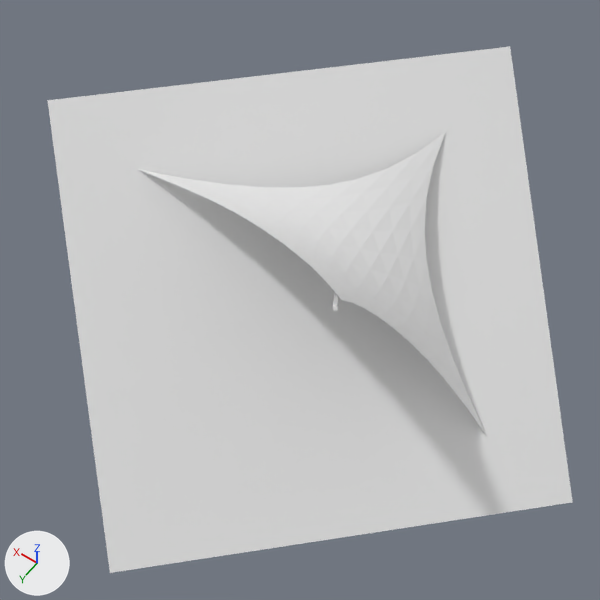
An edit to the OBJ model resources/models/Normalized/BuildingNonResidential/m475.obj, drawn before and after from the same camera.
Before and after are seen from a 50 mm lens placed at (-0.463, 0.706, 1.071), pointed at (0.027, 0.02, -0.008). Lighting does not change. The marker at lower left points along +X, +Y and +Z. Where no turn or scale is listed for an object, it has been applied to the vertices.

The scene before the commit, as lines of its bpy script (objects in view):
```python
me_m475 = bpy.data.meshes.new('m475')
me_m475.from_pydata(...)  # 5490 vertices, 10652 faces; spans x -0.49..0.51, y -0.483..0.491, z -0.269..0.308
ob_m475 = bpy.data.objects.new('m475', me_m475)
ob_m475.location = (0.0, 0.0, 0.0)
```
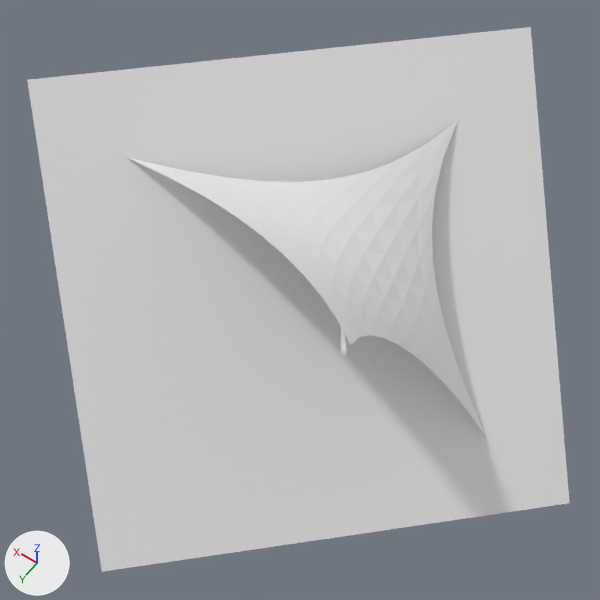
Where the change shows, as pixel boxes [x1, y1, x2, y2] in the pictures (600 x 600 px; the box of a moved part takes in the faces that stretch with it):
'm475', reshaped: before [47, 47, 573, 573]; after [27, 27, 569, 572]
part 1 of me_m475, moved or reshaped: before [47, 47, 573, 573]; after [27, 27, 569, 572]
part 2 of me_m475, rebuilt: before [333, 293, 339, 311]; after [341, 328, 346, 356]
part 3 of me_m475, moved or reshaped: before [138, 132, 486, 434]; after [127, 120, 487, 438]

Edits to the bpy script that builds the scene:
```text
Change me_m475:
    used by ob_m475; location = (0.0, 0.0, 0.0)
    remove me_m475.from_pydata(...)  # 5490 vertices, 10652 faces; spans x -0.49..0.51, y -0.483..0.491, z -0.269..0.308
    add me_m475.from_pydata(...)  # 4994 vertices, 9674 faces; spans x -0.488..0.512, y -0.485..0.49, z -0.317..0.288
    me_m475 part 1: the loose piece of 81 vertices spanning x -0.49..0.51, y -0.483..0.491, z -0.269..0.225 is multiplied about the mesh origin by the matrix ((1.045, 0.003, -0.1), (0.006, 1.046, 0.088), (0.1, -0.088, 1.042))
    me_m475 part 2: the loose piece of 386 vertices spanning x -0.156..0.003, y -0.059..0.204, z 0.01..0.301 is rebuilt with 316 vertices and now spans x -0.192..0.002, y -0.06..0.238, z 0.016..0.281
    me_m475 part 3: 1 vertex moved within x -0.094, y -0.014, z 0.084; 5022 vertices removed from x -0.324..0.343, y -0.32..0.192, z -0.17..0.308; 4596 vertices added at x -0.321..0.345, y -0.322..0.227, z -0.207..0.288
```
